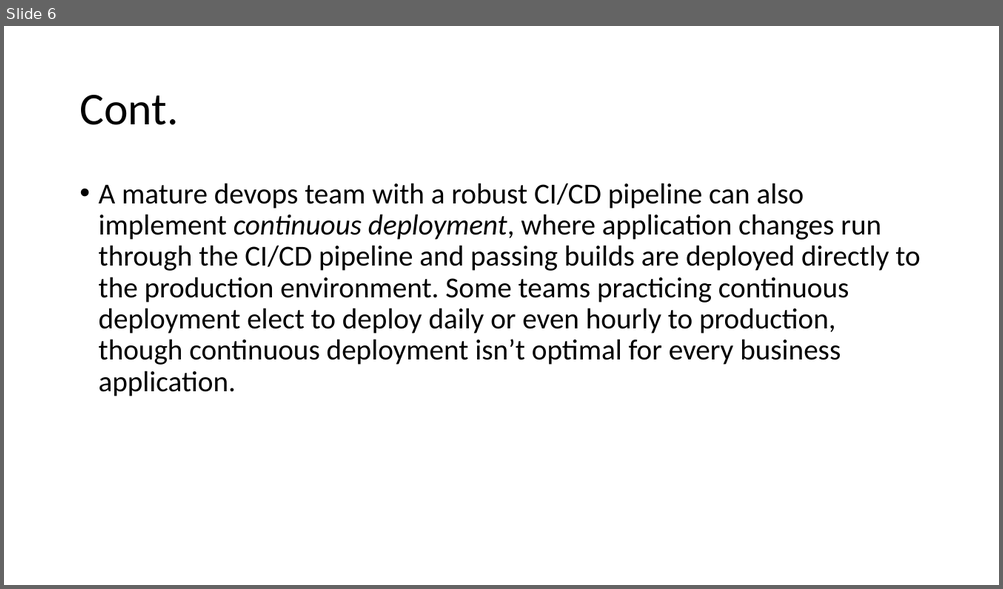
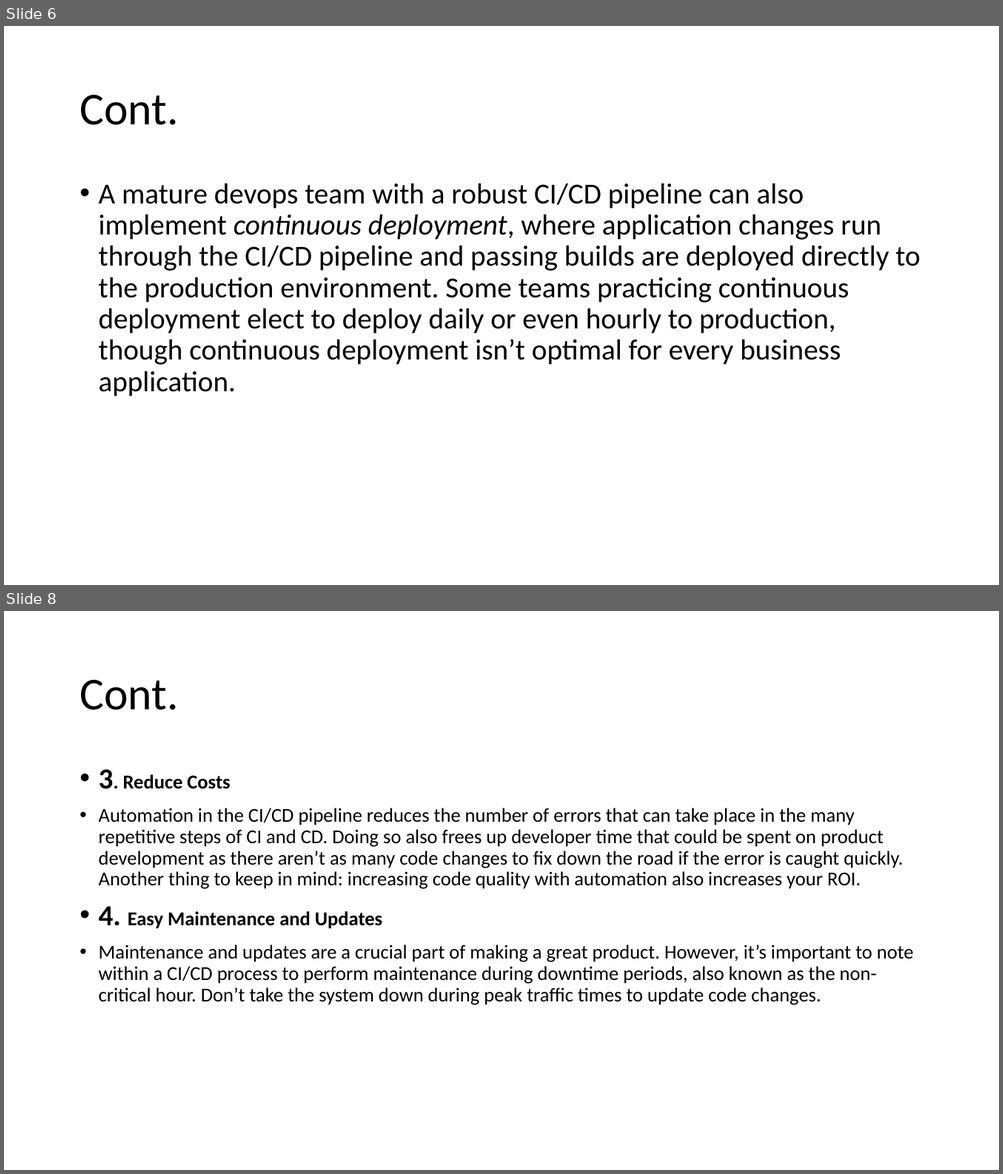
Before and after one commit to SalehHashad/udacity-cloud-devops-engineer-project-3, a slide deck: Presentation.pptx. Shown one above the other, each under a label of ours: slide 6 before the commit, slides 6 and 8 after it; the slides between them are not shown. The pictures are 1003x589 and 1003x1174 pixels, drawn with LibreOffice and Linux fonts; fonts in the diff are those of the drawing. Boxes give left, top, right and bottom in pixels: in the first picture for what was removed or moved away, otherwise in the second. Text is boxed around its words. In the diff, an @@ line names an element or a change of style, - is before the commit and + after.

```diff
--- a/Presentation.pptx
+++ b/Presentation.pptx
@@ slide 8 added at bbox=[4, 611, 999, 1170], background #FFFFFF @@
@@ title added at bbox=[79, 680, 178, 710], 44 pt, text #000000 @@
+Cont.
@@ text added at bbox=[99, 769, 913, 1005], 19 pt, text #000000 @@
+• 3. Reduce Costs
+• Automation in the CI/CD pipeline reduces the number of errors that can take place in the many repetitive steps of CI and CD. Doing so also frees up developer time that could be spent on product development as there aren’t as many code changes to fix down the road if the error is caught quickly. Another thing to keep in mind: increasing code quality with automation also increases your ROI.
+• 4. Easy Maintenance and Updates
+• Maintenance and updates are a crucial part of making a great product. However, it’s important to note within a CI/CD process to perform maintenance during downtime periods, also known as the non-critical hour. Don’t take the system down during peak traffic times to update code changes.
```
Also in this commit, not shown: 4 other slides added, 1 slide removed, 3 other files.
